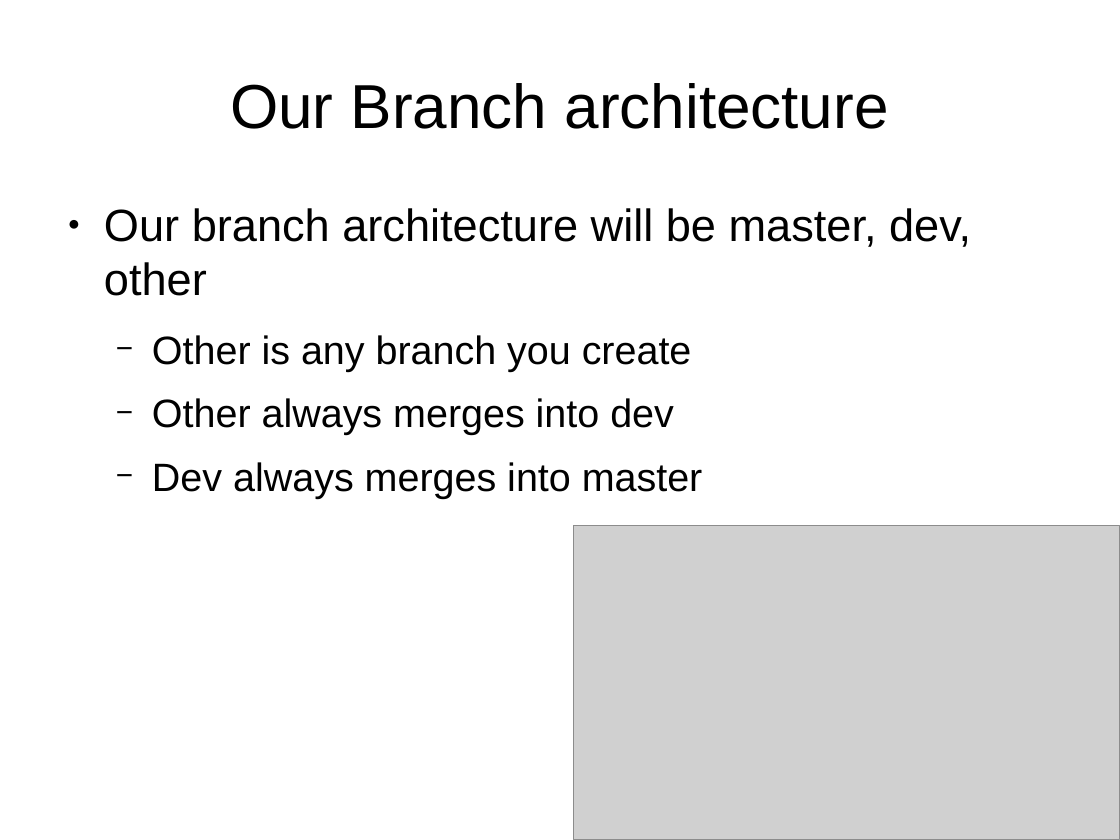
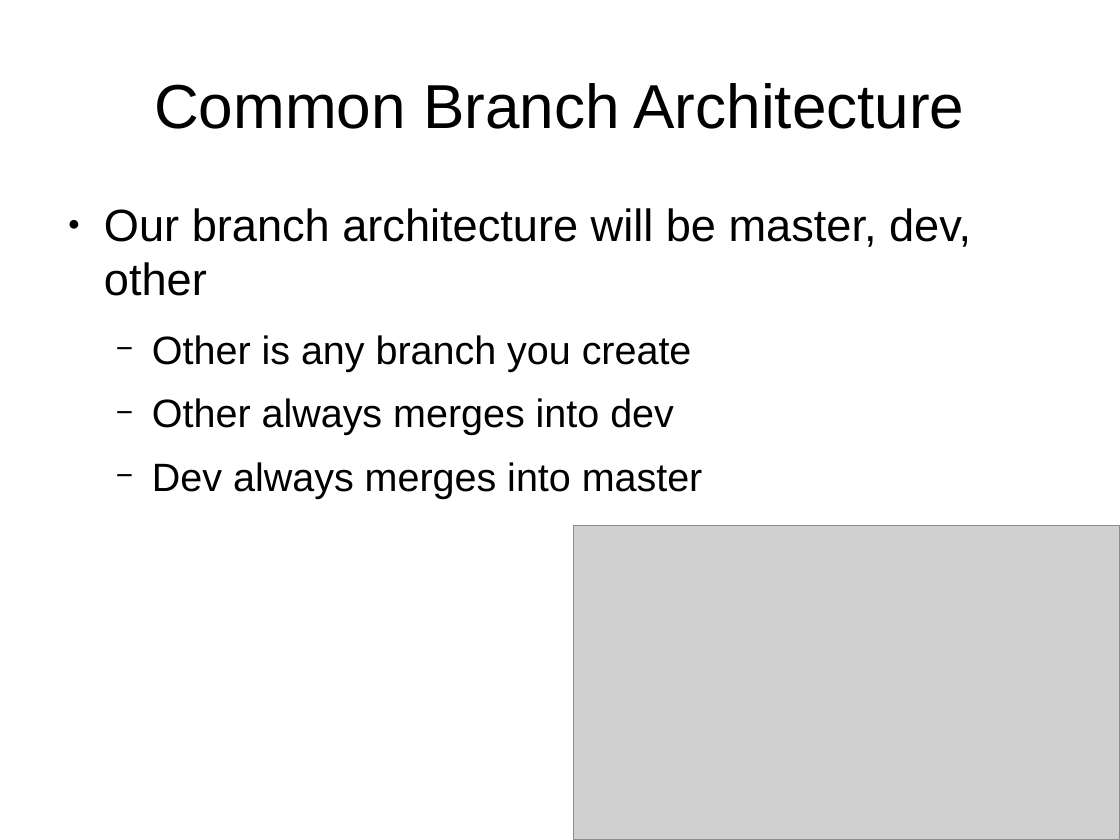
Before and after one commit to UMKCRobotics/Chris-Git-Presentation, a slide deck: slide 17 of presentation.odp (slide 18 before the commit). Drawn at 1120x840 pixels with LibreOffice and Linux fonts; fonts in the diff are those of the drawing; grey boxes stand for pictures. Boxes give left, top, right and bottom in pixels: in the first picture for what was removed or moved away, otherwise in the second. Text is boxed around its words. In the diff, an @@ line names an element or a change of style, - is before the commit and + after.

```diff
--- a/presentation.odp
+++ b/presentation.odp
@@ title at (x1=154, y1=83, x2=965, y2=129): text changed @@
-Our Branch architecture
+Common Branch Architecture
```
Also in this commit, not shown: 3 slides added, 10 slides removed, 2 other files.
